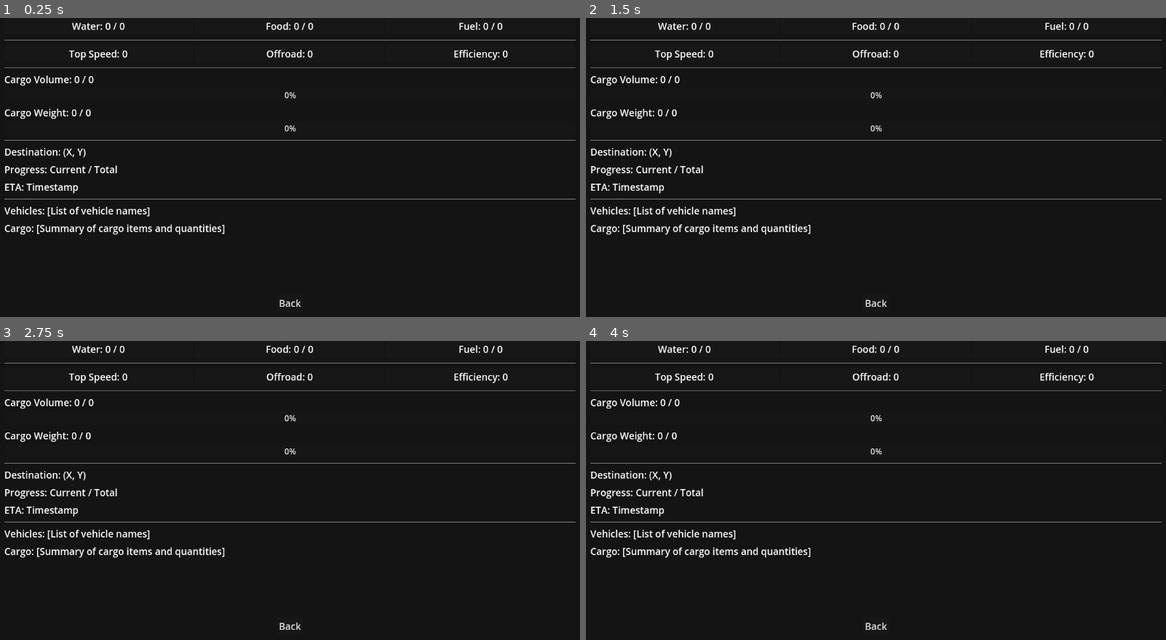
Above: before the commit, frames 1-4 (two rows, left to right).
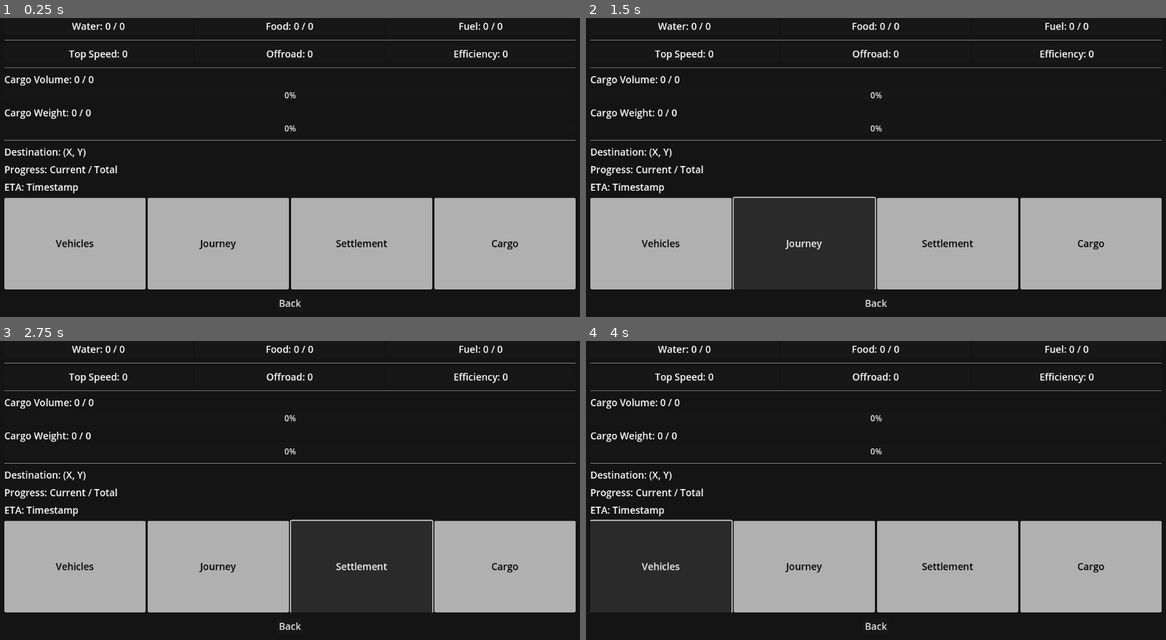
Above: after the commit, the same moments.

Repository: OoriData/DF_Godot
Game: Godot game, scene res://Scenes/ConvoyMenu.tscn
Two runs of this game, one before a commit and one after it. Both use one fixed random seed, a clock stepped at 60 frames per second and the inputs below. This scene is started directly instead of the project's main scene.
Inputs (mouse positions are in pixels of both pictures, inside the frame that each line leads up to):
- Up to frame 1 (0.25 s): no input
- Up to frame 2 (1.5 s): click (661, 242) at 0.5 s, where only the run after the commit has a clickable "Vehicles"; click (806, 242) at 1.25 s, where only the run after the commit has a clickable "Journey"
- Up to frame 3 (2.75 s): click (359, 565) at 2 s, where only the run after the commit has a clickable "Settlement"
- Up to frame 4 (4 s): click (1090, 565) at 2.75 s, where only the run after the commit has a clickable "Cargo"; click (661, 565) at 3.5 s, where only the run after the commit has a clickable "Vehicles"

The runs differ from the first frame. In frame 1, 29% of the frame differs, in the area x 0-100%, y 60-91%; in frame 2, 23%; in frame 3, 23%; in frame 4, 23%.

Commit message:
Place holder buttons for future menus

Diff:
--- a/Scenes/ConvoyMenu.tscn
+++ b/Scenes/ConvoyMenu.tscn
@@ -192,18 +192,29 @@
 layout_mode = 2
 text = "ETA: Timestamp"
 
-[node name="HSeparator5" type="HSeparator" parent="MainVBox/ScrollContainer/ContentVBox"]
-layout_mode = 2
-
-[node name="VehiclesLabel" type="Label" parent="MainVBox/ScrollContainer/ContentVBox"]
-layout_mode = 2
-text = "Vehicles: [List of vehicle names]"
-autowrap_mode = 2
-
-[node name="AllCargoLabel" type="Label" parent="MainVBox/ScrollContainer/ContentVBox"]
-layout_mode = 2
-text = "Cargo: [Summary of cargo items and quantities]"
-autowrap_mode = 2
+[node name="MenuButtons" type="HBoxContainer" parent="MainVBox/ScrollContainer/ContentVBox"]
+layout_mode = 2
+size_flags_vertical = 3
+
+[node name="VehicleMenuButton" type="Button" parent="MainVBox/ScrollContainer/ContentVBox/MenuButtons"]
+layout_mode = 2
+size_flags_horizontal = 3
+text = "Vehicles"
+
+[node name="JourneyMenuButton" type="Button" parent="MainVBox/ScrollContainer/ContentVBox/MenuButtons"]
+layout_mode = 2
+size_flags_horizontal = 3
+text = "Journey"
+
+[node name="SettlementMenuButton" type="Button" parent="MainVBox/ScrollContainer/ContentVBox/MenuButtons"]
+layout_mode = 2
+size_flags_horizontal = 3
+text = "Settlement"
+
+[node name="CargoMenuButton" type="Button" parent="MainVBox/ScrollContainer/ContentVBox/MenuButtons"]
+layout_mode = 2
+size_flags_horizontal = 3
+text = "Cargo"
 
 [node name="BackButton" type="Button" parent="MainVBox"]
 layout_mode = 2
--- a/Scripts/convoy_menu.gd
+++ b/Scripts/convoy_menu.gd
@@ -20,6 +20,7 @@
 const COLOR_RED: Color = Color("ef5350")   # Material Red 400
 const COLOR_BOX_FONT: Color = Color("000000") # Black font for boxes for contrast
 const COLOR_PERFORMANCE_BOX_BG: Color = Color("666666") # Medium Gray
+const COLOR_MENU_BUTTON_GREY_BG: Color = Color("b0b0b0") # Light-Medium Grey for menu buttons
 const COLOR_PERFORMANCE_BOX_FONT: Color = Color.WHITE   # White
 
 # --- @onready vars for new labels ---
@@ -53,6 +54,12 @@
 @onready var all_cargo_label: Label = $MainVBox/ScrollContainer/ContentVBox/AllCargoLabel
 @onready var back_button: Button = $MainVBox/BackButton
 
+# --- Placeholder Menu Buttons ---
+@onready var vehicle_menu_button: Button = $MainVBox/ScrollContainer/ContentVBox/MenuButtons/VehicleMenuButton
+@onready var journey_menu_button: Button = $MainVBox/ScrollContainer/ContentVBox/MenuButtons/JourneyMenuButton
+@onready var settlement_menu_button: Button = $MainVBox/ScrollContainer/ContentVBox/MenuButtons/SettlementMenuButton
+@onready var cargo_menu_button: Button = $MainVBox/ScrollContainer/ContentVBox/MenuButtons/CargoMenuButton
+
 func _ready():
 	# IMPORTANT: Ensure you have a Button node in your ConvoyMenu.tscn scene
 	# and that its name is "BackButton".
@@ -67,6 +74,27 @@
 			back_button.pressed.connect(_on_back_button_pressed, CONNECT_ONE_SHOT) # Use ONE_SHOT as menu is freed
 	else:
 		printerr("ConvoyMenu: CRITICAL - BackButton node NOT found or is not a Button. Ensure it's named 'BackButton' in ConvoyMenu.tscn.")
+
+	# Connect placeholder menu buttons
+	if is_instance_valid(vehicle_menu_button):
+		if not vehicle_menu_button.is_connected("pressed", Callable(self, "_on_vehicle_menu_button_pressed")):
+			_style_menu_button(vehicle_menu_button)
+			vehicle_menu_button.pressed.connect(_on_vehicle_menu_button_pressed)
+	if is_instance_valid(journey_menu_button):
+		if not journey_menu_button.is_connected("pressed", Callable(self, "_on_journey_menu_button_pressed")):
+			_style_menu_button(journey_menu_button)
+			journey_menu_button.pressed.connect(_on_journey_menu_button_pressed)
+	if is_instance_valid(settlement_menu_button):
+		if not settlement_menu_button.is_connected("pressed", Callable(self, "_on_settlement_menu_button_pressed")):
+			_style_menu_button(settlement_menu_button)
+			settlement_menu_button.pressed.connect(_on_settlement_menu_button_pressed)
+	if is_instance_valid(cargo_menu_button):
+		if not cargo_menu_button.is_connected("pressed", Callable(self, "_on_cargo_menu_button_pressed")):
+			_style_menu_button(cargo_menu_button)
+			cargo_menu_button.pressed.connect(_on_cargo_menu_button_pressed)
+
+	# Initial font size update
+	call_deferred("_update_font_sizes")
 
 func _notification(what: int) -> void:
 	if what == NOTIFICATION_RESIZED:
@@ -301,6 +329,23 @@
 		# Initial font size update after data is populated
 		call_deferred("_update_font_sizes")
 
+# --- Placeholder Button Handlers ---
+func _on_vehicle_menu_button_pressed():
+	print("ConvoyMenu: Vehicle Menu button pressed (Placeholder)")
+	# Implement actual vehicle menu logic or signal emission here
+
+func _on_journey_menu_button_pressed():
+	print("ConvoyMenu: Journey Menu button pressed (Placeholder)")
+	# Implement actual journey menu logic or signal emission here
+
+func _on_settlement_menu_button_pressed():
+	print("ConvoyMenu: Settlement Menu button pressed (Placeholder)")
+	# Implement actual settlement menu logic or signal emission here
+
+func _on_cargo_menu_button_pressed():
+	print("ConvoyMenu: Cargo Menu button pressed (Placeholder)")
+	# Implement actual cargo menu logic or signal emission here
+
 func _get_color_for_percentage(percentage: float) -> Color:
 	if percentage > 0.7:
 		return COLOR_GREEN
@@ -374,7 +419,10 @@
 		speed_text_label, offroad_text_label, efficiency_text_label,
 		cargo_volume_text_label, cargo_weight_text_label,
 		journey_dest_label, journey_progress_label, journey_eta_label,
-		vehicles_label, all_cargo_label
+		vehicles_label, all_cargo_label,
+		# Add text of placeholder buttons if they need scaling
+		# vehicle_menu_button, journey_menu_button,
+		# settlement_menu_button, cargo_menu_button
 	]
 	# title_label is handled separately as it's the main convoy name title
 
@@ -388,8 +436,31 @@
 	if is_instance_valid(back_button):
 		back_button.add_theme_font_size_override("font_size", new_font_size)
 
+	# Scale placeholder button fonts if they are valid
+	if is_instance_valid(vehicle_menu_button):
+		vehicle_menu_button.add_theme_font_size_override("font_size", new_font_size)
+	if is_instance_valid(journey_menu_button):
+		journey_menu_button.add_theme_font_size_override("font_size", new_font_size)
+	if is_instance_valid(settlement_menu_button):
+		settlement_menu_button.add_theme_font_size_override("font_size", new_font_size)
+	if is_instance_valid(cargo_menu_button):
+		cargo_menu_button.add_theme_font_size_override("font_size", new_font_size)
+
 	# print("ConvoyMenu: Updated font sizes. Scale: %.2f, Base: %d, Title: %d" % [scale_factor, new_font_size, new_title_font_size]) # DEBUG
 
+
+func _style_menu_button(button_node: Button) -> void:
+	if not is_instance_valid(button_node):
+		return
+
+	var style_box_normal = StyleBoxFlat.new()
+	style_box_normal.bg_color = COLOR_MENU_BUTTON_GREY_BG
+	style_box_normal.corner_radius_top_left = 3
+	style_box_normal.corner_radius_top_right = 3
+	style_box_normal.corner_radius_bottom_left = 3
+	style_box_normal.corner_radius_bottom_right = 3
+	button_node.add_theme_stylebox_override("normal", style_box_normal)
+	button_node.add_theme_color_override("font_color", COLOR_BOX_FONT) # Using black for contrast
 
 # The _update_label function is no longer needed with this simplified structure.
 # You can remove it or comment it out.
